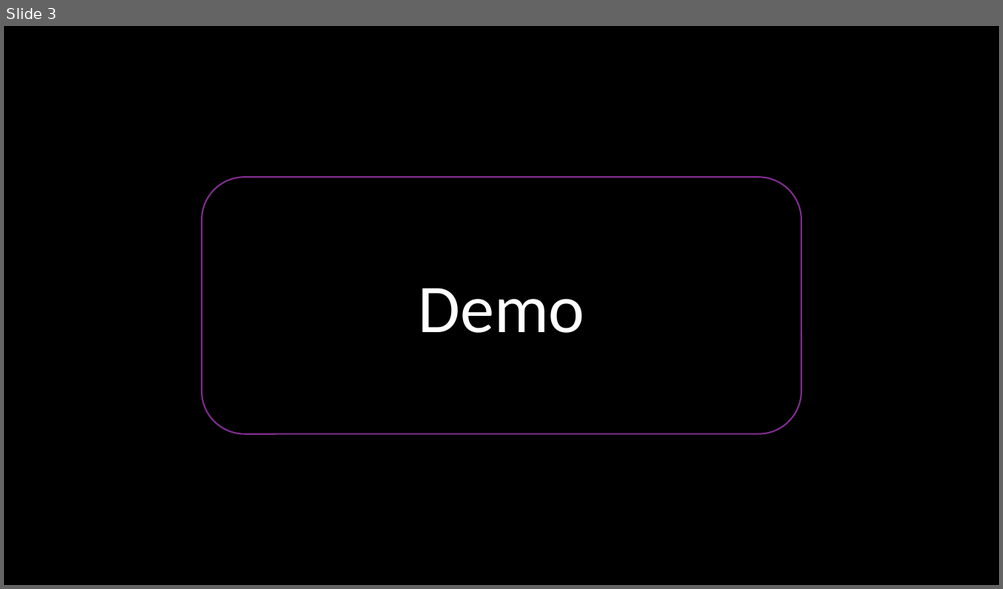
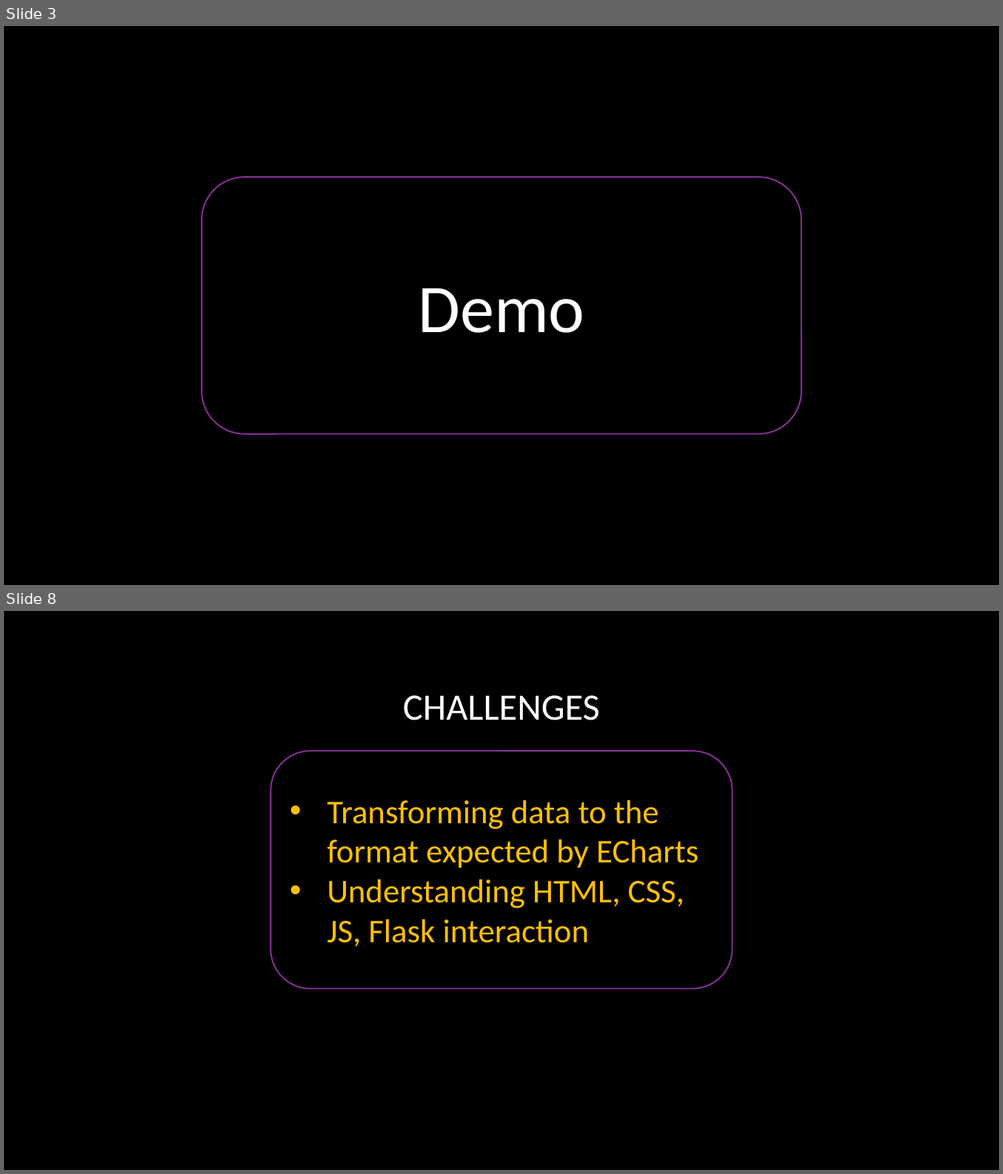
Before and after one commit to shriparna/us-mortality-stats, a slide deck: Presentation/project_03_group_04.pptx. Shown one above the other, each under a label of ours: slide 3 before the commit, slides 3 and 8 after it; the slides between them are not shown. The pictures are 1003x589 and 1003x1174 pixels, drawn with LibreOffice and Linux fonts; fonts in the diff are those of the drawing; background and template pictures are left out. Boxes give left, top, right and bottom in pixels: in the first picture for what was removed or moved away, otherwise in the second. Text is boxed around its words. In the diff, an @@ line names an element or a change of style, - is before the commit and + after.

```diff
--- a/Presentation/project_03_group_04.pptx
+++ b/Presentation/project_03_group_04.pptx
@@ slide 8 added at [4,611,999,1170], background picture (left out) @@
@@ title added at [403,695,600,721], 36 pt, text #FFFFFF @@
+CHALLENGES
@@ rounded rectangle added at [270,752,731,989], outline #7F2E8F 1.5 pt, 32 pt, text #FFC000 @@
+• Transforming data to the format expected by ECharts
+• Understanding HTML, CSS, JS, Flask interaction
```
Also in this commit, not shown: 1 slide changed, 5 other slides added, 1 slide removed, 5 other files.
